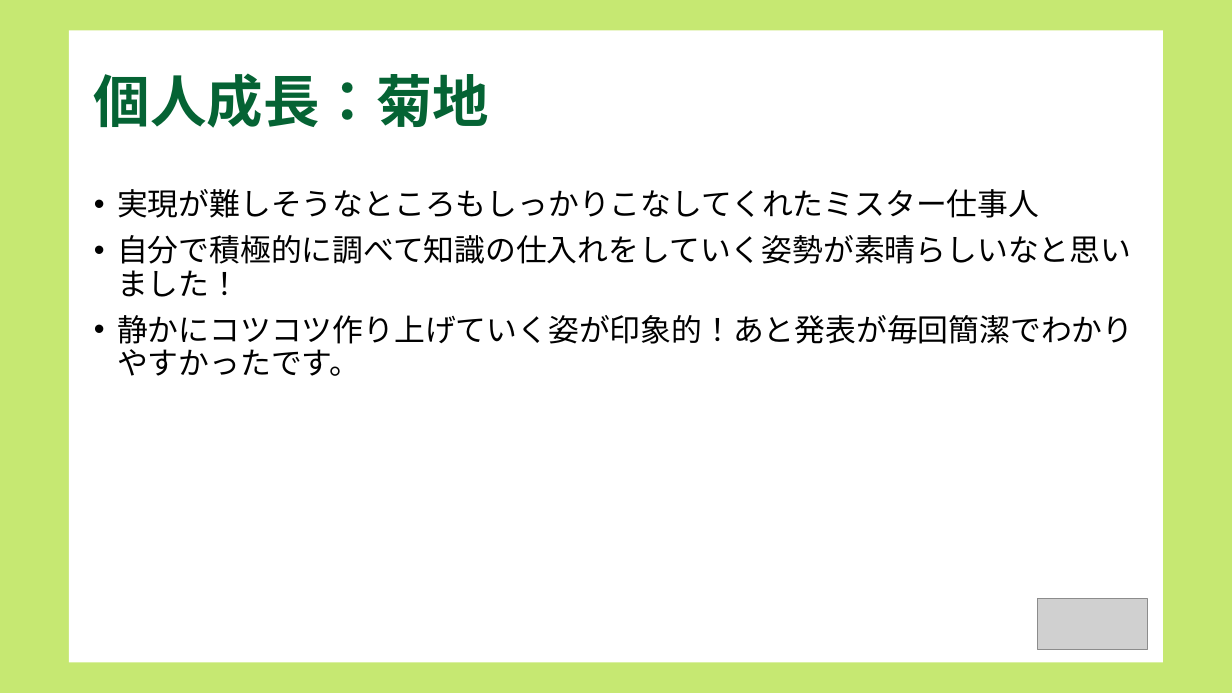
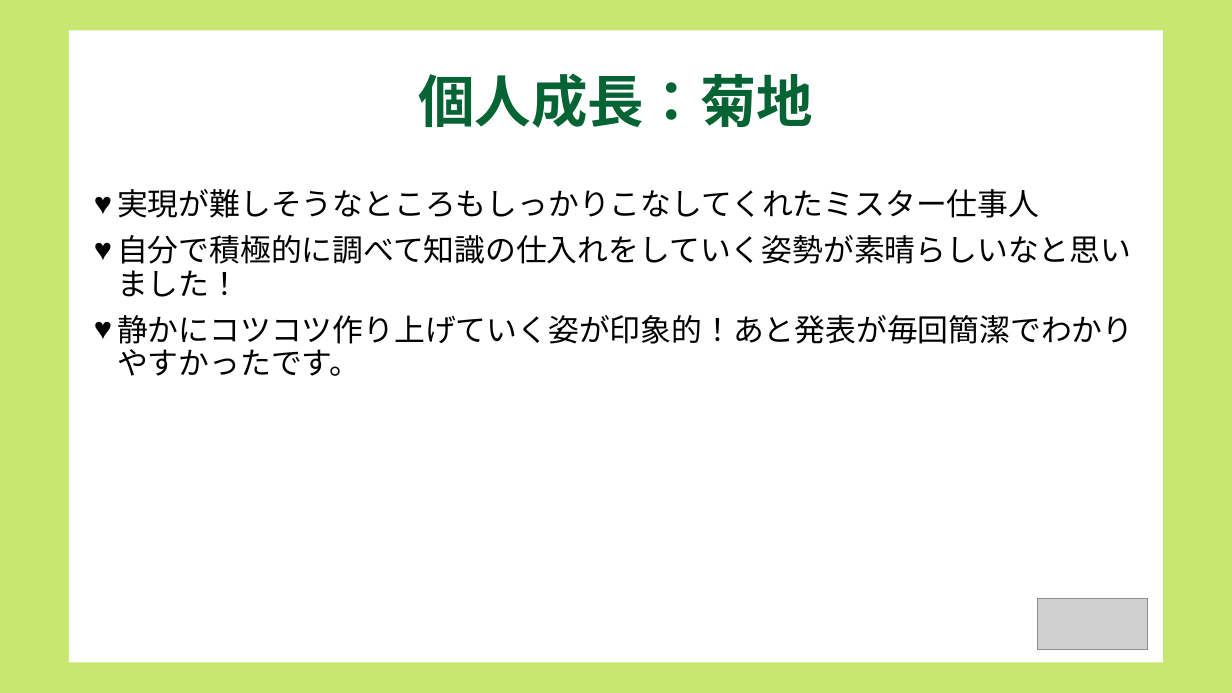
Before and after one commit to dojo2022/B-3, a slide deck: slide 14 of doc/B3炙りえんがわ_成果発表会資料.pptx. Drawn at 1232x693 pixels with LibreOffice and Linux fonts; fonts in the diff are those of the drawing; grey boxes stand for pictures. Boxes give left, top, right and bottom in pixels: in the first picture for what was removed or moved away, otherwise in the second. Text is boxed around its words. In the diff, an @@ line names an element or a change of style, - is before the commit and + after.

```diff
--- a/doc/B3炙りえんがわ_成果発表会資料.pptx
+++ b/doc/B3炙りえんがわ_成果発表会資料.pptx
@@ title "個人成長：菊地" at <box>418,73,813,128</box>: alignment left to centre @@
@@ text "実現が難しそうなところもしっかりこなしてくれたミスター仕事人" at <box>117,189,1133,376</box>: bullet • to ♥ @@
```
Also in this commit, not shown: 11 other slides changed.
